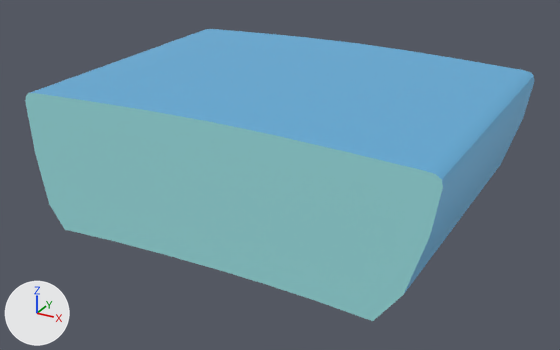
A saved change to the glTF model scene/models/alphaNum/-.glb.
The view is the same before and after, from a 50 mm lens placed at (0.208, -0.391, 0.425), pointed at (-0.002, -0.009, 0.234). Every picture has the same lights, and +X, +Y and +Z are marked at lower left. Objects named as collision shapes, trigger or cutter boxes, shadow casters or lower levels of detail are left out. Where no turn or scale is listed for an object, it has been applied to the vertices.

The scene before the commit, as lines of its bpy script (objects in view):
```python
mat_dark = principled_material('Dark')
mat_dark.base_color = (0.101, 0.338, 0.562)  # blue #599dc6
mat_dark.emission_color = (0.02, 0.0673, 0.113)  # dark blue #27495e
mat_dark.emission_strength = 1.0
mat_light = principled_material('Light')
mat_light.base_color = (0.251, 0.566, 0.581)  # cyan #89c6c8
mat_light.emission_color = (0.05, 0.113, 0.115)  # dark cyan #3f5e5f
mat_light.emission_strength = 1.0
me_text_075 = bpy.data.meshes.new('Text.075')
me_text_075.from_pydata(...)  # 48 vertices, 92 faces; spans x -0.124..0.123, y -0.09..0.09, z 0.208..0.295
# faces by material slot: [48, 44]
me_text_075.materials.append(mat_dark)  # blue #599dc6
me_text_075.materials.append(mat_light)  # cyan #89c6c8
ob_x = bpy.data.objects.new('-', me_text_075)
ob_x.location = (0.0, 0.0, 0.0)
```
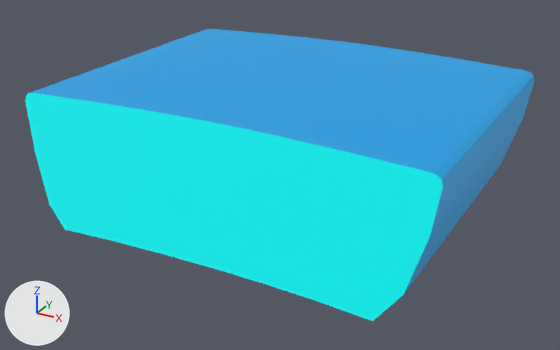
The change, as a list of edits to the scene's bpy script:
```text
Change mat_light:
    mat_light.base_color: (0.251, 0.566, 0.581) -> (0.0, 1.0, 1.0)  # cyan #89c6c9 -> cyan #00ffff
    mat_light.emission_color: (0.05, 0.113, 0.115) -> (0.0, 0.2, 0.2)  # dark cyan #3f5e5f -> dark cyan #007c7c
Change mat_dark:
    mat_dark.base_color: (0.101, 0.338, 0.562) -> (0.0, 0.296, 0.651)  # blue #599dc6 -> cyan #0094d3
```

Boxes [x1, y1, x2, y2] around the edits, measured in the pictures (560 x 350 px):
'-', recoloured: [25, 29, 534, 321] in both
